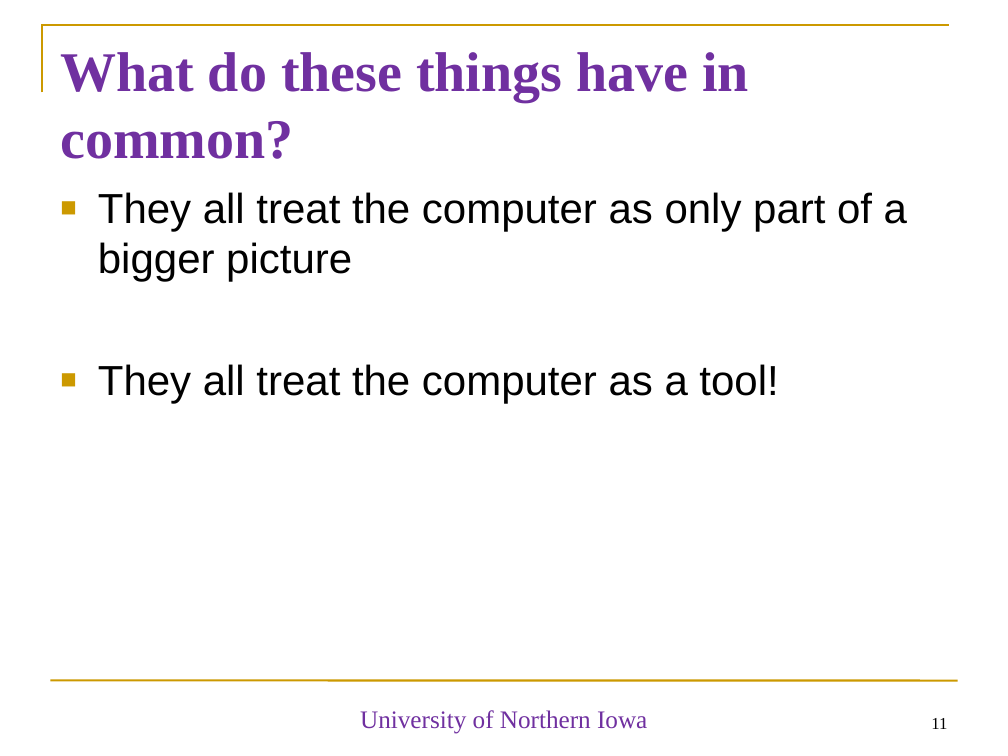
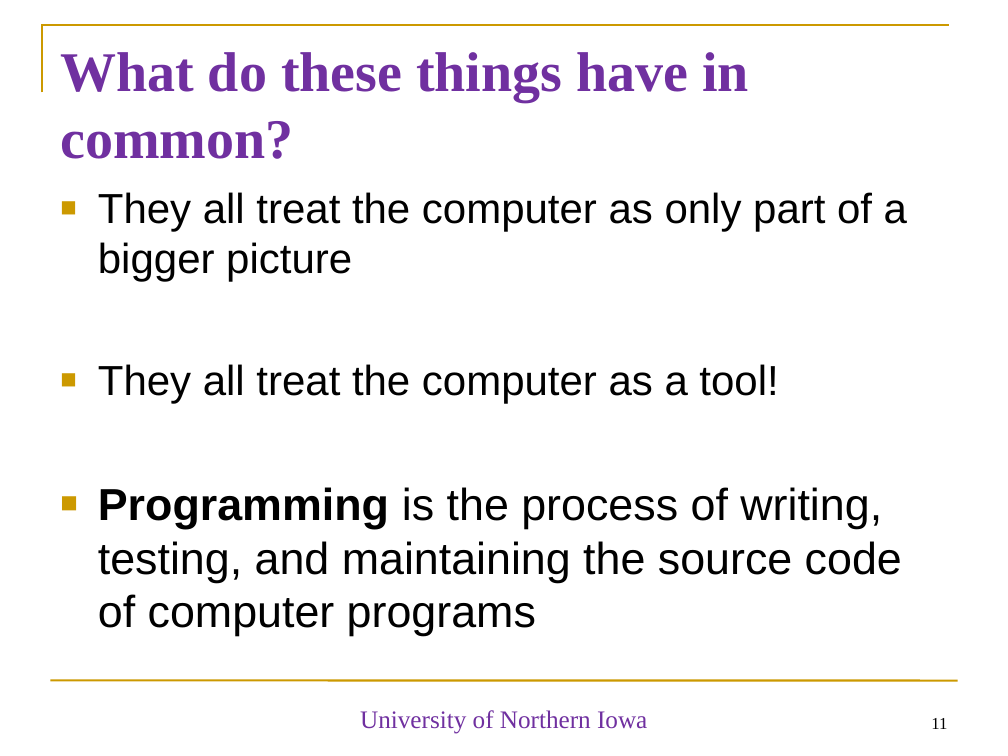
Before and after one commit to diesburg/cs1510_sp26, a slide deck: slide 11 of sessions/intro/intro.ppt. Drawn at 1008x756 pixels with LibreOffice and Linux fonts; fonts in the diff are those of the drawing. Boxes give left, top, right and bottom in pixels: in the first picture for what was removed or moved away, otherwise in the second. Text is boxed around its words. In the diff, an @@ line names an element or a change of style, - is before the commit and + after.

```diff
--- a/sessions/intro/intro.ppt
+++ b/sessions/intro/intro.ppt
@@ text at (x1=98, y1=487, x2=902, y2=636): paragraph added @@
+■ Programming is the process of writing, testing, and maintaining the source code of computer programs
```
Also in this commit, not shown: 2 other slides changed, 2 other files.
